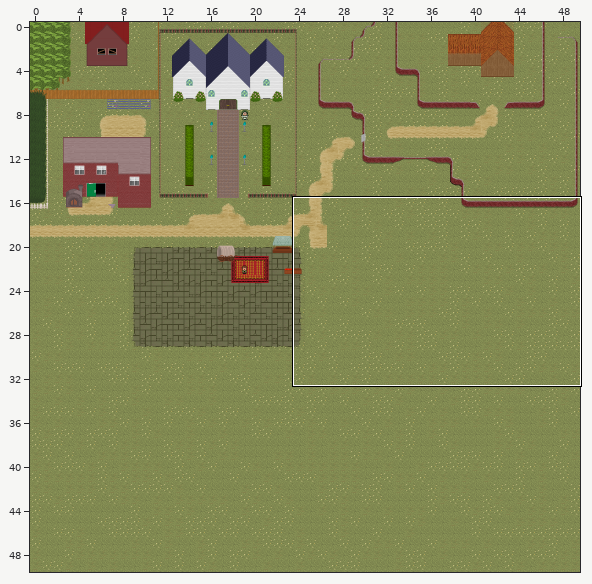
Level history. Tiled map: Maps/HollowSprings.tmx. The first picture is a wide view before the edit; the outline marks the close-up.
Close-up. Old version:
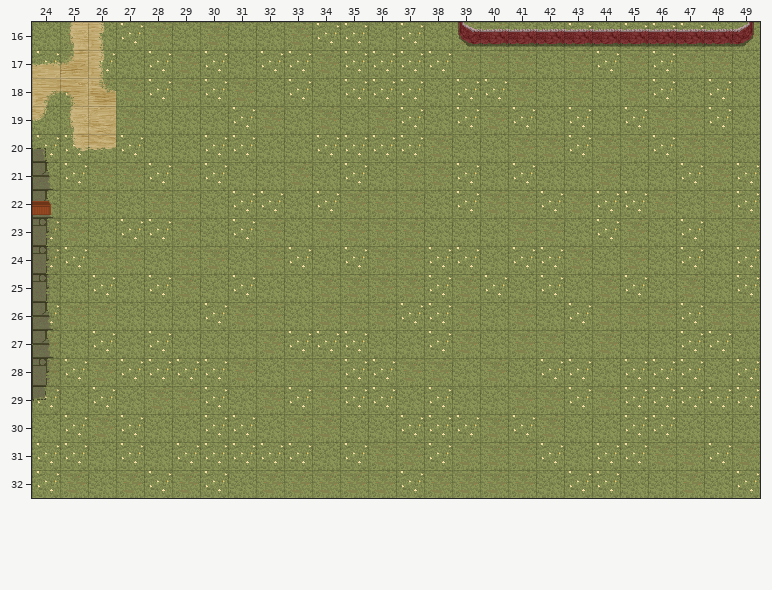
Cells are 32x32 px. Shown: x 24..49, y 16..32. The commit also changed other parts of the map, which this record leaves out. Tiles whose own drawing changed are shown in their newer look in all pictures. The old version is drawn lined up with the new one.
After the commit:
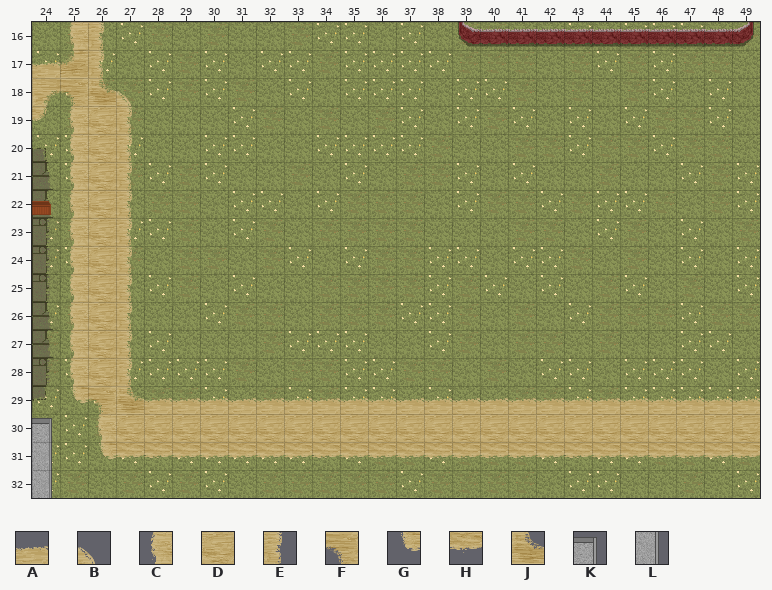
Key: from "hollowsprings": A 3, B 4, C 17, D 18, E 19, F 31, G 32, H 33, J 45, K 48 flipped left-right, L 63 flipped left-right.
_ is an empty cell.
The edit:
{"change": "map size 50x50 -> 50x35 cells"}
{"where": "layer \"Ground Layer2\""}
{"y":18,"x":27,"old":"_","new":"B"}
{"y":19,"x":27,"old":"_","new":"E"}
{"y":20,"x":25,"old":"GH_","new":"CDE"}
{"y":21,"x":25,"old":"___","new":"CDE"}
{"y":22,"x":25,"old":"___","new":"CDE"}
{"y":23,"x":25,"old":"___","new":"CDE"}
{"y":24,"x":25,"old":"___","new":"CDE"}
{"y":25,"x":25,"old":"___","new":"CDE"}
{"y":26,"x":25,"old":"___","new":"CDE"}
{"y":27,"x":25,"old":"___","new":"CDE"}
{"y":28,"x":25,"old":"___","new":"CDE"}
{"y":29,"x":25,"old":"_________________________","new":"GFJAAAAAAAAAAAAAAAAAAAAAA"}
{"y":30,"x":26,"old":"________________________","new":"CDDDDDDDDDDDDDDDDDDDDDDD"}
{"y":31,"x":26,"old":"________________________","new":"GHHHHHHHHHHHHHHHHHHHHHHH"}
{"where": "layer \"Wall Layer\""}
{"y":30,"x":24,"old":"_","new":"K"}
{"y":31,"x":24,"old":"_","new":"L"}
{"y":32,"x":24,"old":"_","new":"L"}
{"label":"changed","picture_box":[32,91,760,498]}
